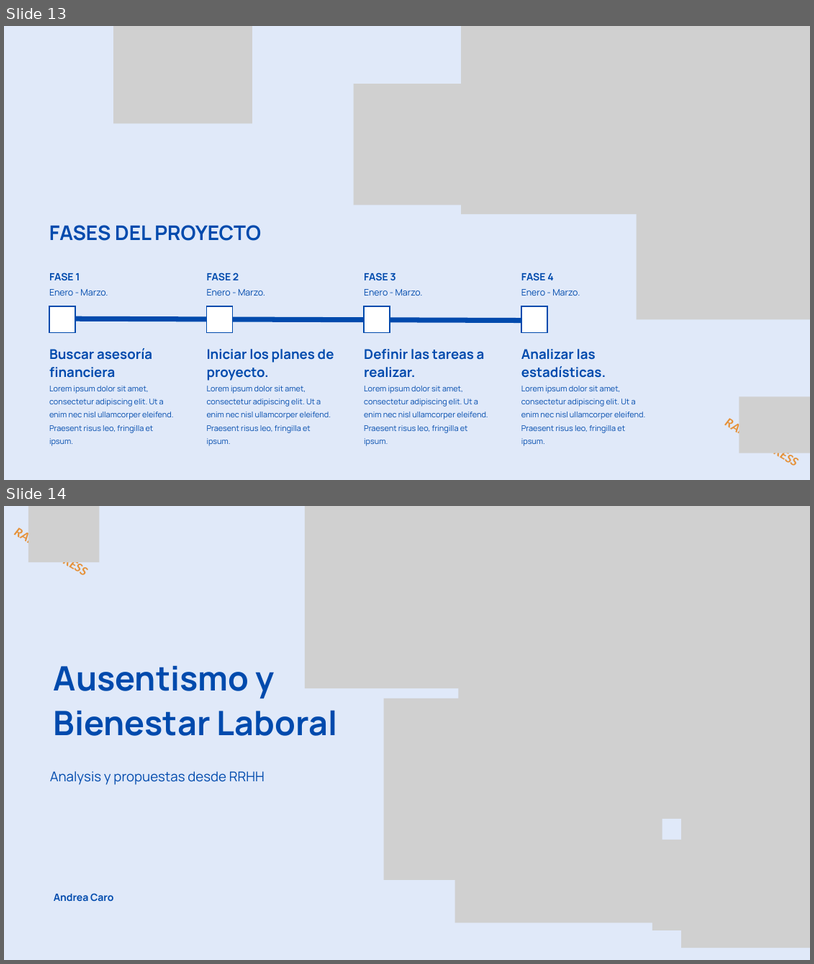
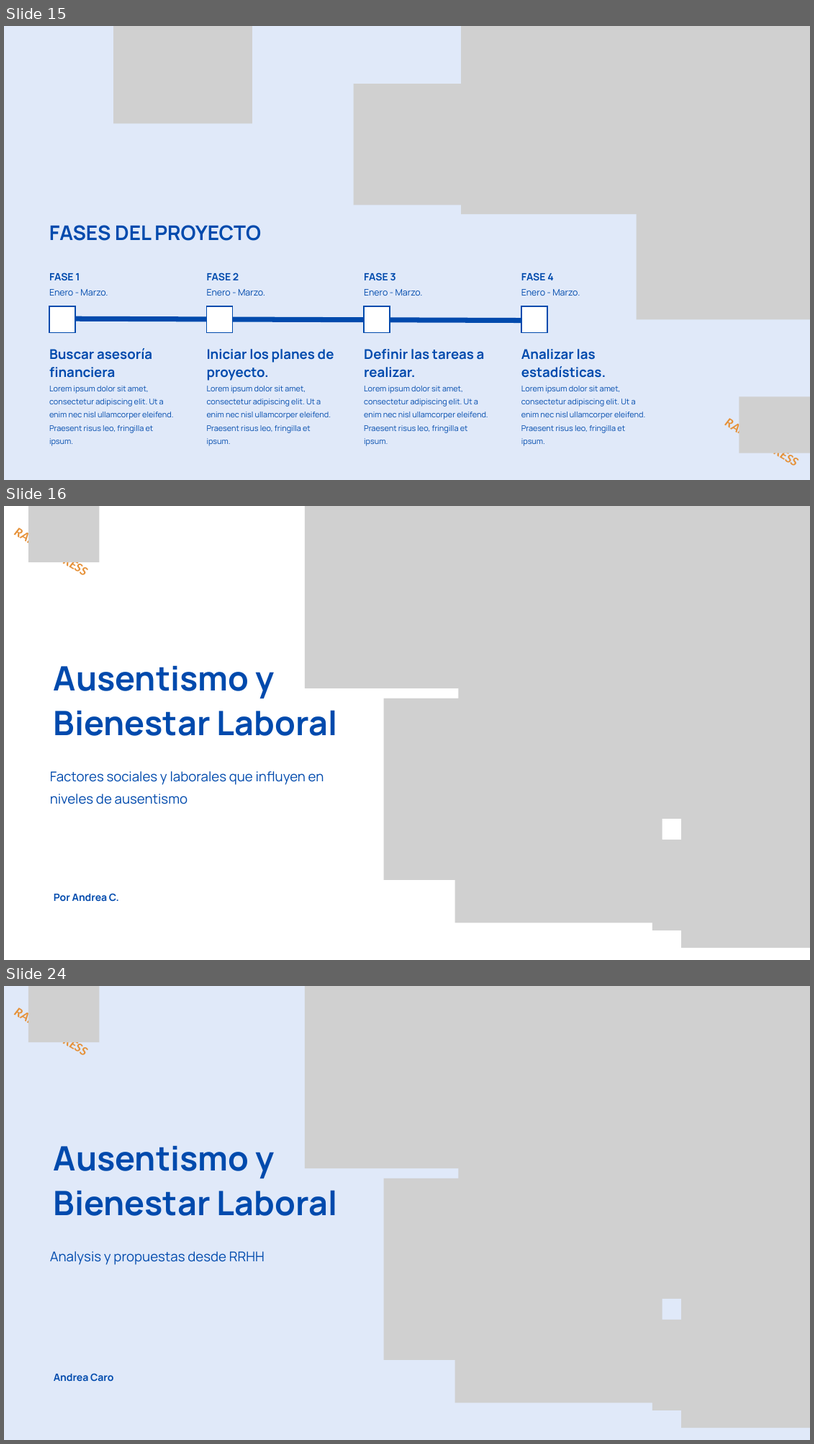
Before and after one commit to ITACADEMYprojectes/ProjecteData, a slide deck: Equip_28/Results/Analisis_PAP_and_ABL_RapidExpres_2026_04_05.pptx. Shown one above the other, each under a label of ours: slides 13 and 14 before the commit, slides 15, 16 and 24 after it; the slides between them are not shown. The pictures are 814x964 and 814x1444 pixels, drawn with LibreOffice and Linux fonts; fonts in the diff are those of the drawing; grey boxes stand for pictures. Boxes give left, top, right and bottom in pixels: in the first picture for what was removed or moved away, otherwise in the second. Text is boxed around its words. In the diff, an @@ line names an element or a change of style, - is before the commit and + after.

```diff
--- a/Equip_28/Results/Analisis_PAP_and_ABL_RapidExpres_2026_04_05.pptx
+++ b/Equip_28/Results/Analisis_PAP_and_ABL_RapidExpres_2026_04_05.pptx
@@ slide 16 added at <box>4,506,810,960</box>, background #FFFFFF @@
@@ text added at <box>4,518,98,589</box>, 23 pt, text #E69138, bold, italic @@
+RAPID EXPRESS
@@ picture added at <box>28,506,99,562</box> @@
@@ picture added at <box>305,506,653,688</box> @@
@@ picture added at <box>459,506,810,818</box> @@
@@ picture added at <box>682,566,810,947</box> @@
@@ text added at <box>54,665,337,736</box>, 60 pt, text #004AAD, bold @@
+Ausentismo y Bienestar Laboral
@@ picture added at <box>384,698,592,880</box> @@
@@ picture added at <box>455,741,663,922</box> @@
@@ text added at <box>50,771,324,804</box>, 24 pt, text #004AAD @@
+Factores sociales y laborales que influyen en niveles de ausentismo
@@ picture added at <box>653,839,747,930</box> @@
@@ text added at <box>54,893,119,901</box>, 18 pt, text #004AAD, bold @@
+Por Andrea C.
@@ what was slide 13 is now slide 15 @@
@@ what was slide 14 is now slide 24 @@
```
Also in this commit, not shown: 4 slides changed, 13 other slides added, 3 slides removed, 2 other files.
